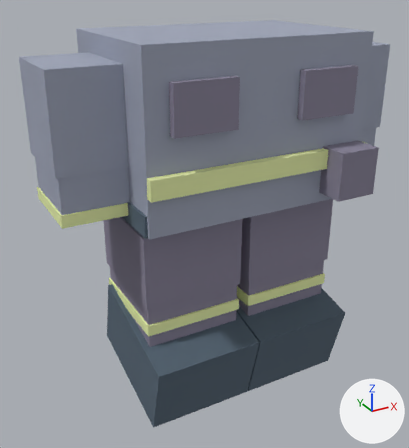
Two versions of the glTF model public/world3d/blocky-outfits/paramedic-coral.glb, one commit apart.
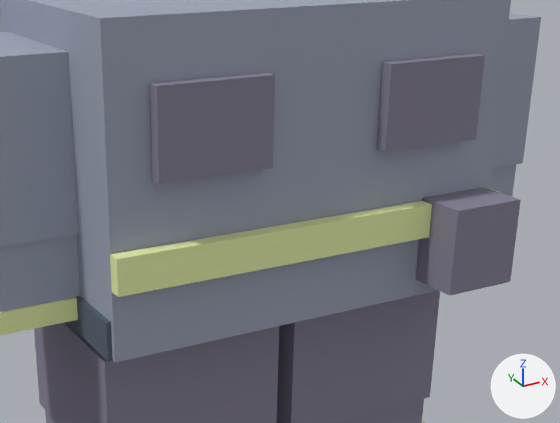
Each version is shown whole from a camera (50 mm lens) standing at (-0.852, -1.457, 1.164) and looking at (-0.063, -0.023, 0.447), then close up on the part from 21% to 98% of the width and 8% to 61% of the height. The axes (+X, +Y, +Z) are drawn at lower right. The lights are the same throughout. The older version's two pictures come first. Where no turn or scale is listed for an object, it has been applied to the vertices.

The older version as bpy lines, for what is in view:
```python
me_cube_120 = bpy.data.meshes.new('Cube.120')
me_cube_120.from_pydata(...)  # a box spanning x -0.11..0.11, y -0.127..0.127, z -0.13..0.13
me_cube_120.materials.append(mat_cloth)  # grey #9fa6b8
me_cube_133 = bpy.data.meshes.new('Cube.133')
me_cube_133.from_pydata(...)  # a box spanning x -0.09..0.09, y -0.011..0.011, z -0.065..0.065
me_cube_133.materials.append(mat_pants)  # grey #898499
me_cube_138 = bpy.data.meshes.new('Cube.138')
me_cube_138.from_pydata(...)  # a box spanning x -0.065..0.065, y -0.0425..0.0425, z -0.07..0.07
me_cube_138.materials.append(mat_pants)  # grey #898499
ob_medical_pouch = bpy.data.objects.new('medical-pouch', me_cube_138)
ob_medical_pouch.location = (0.265, -0.288, 0.648)
ob_pocket__1 = bpy.data.objects.new('pocket--1', me_cube_133)
ob_pocket__1.location = (-0.19, -0.257, 0.873)
ob_upper_sleeve_left = bpy.data.objects.new('upper-sleeve-Left', me_cube_120)
ob_upper_sleeve_left.location = (0.426, 0.0, 0.838)
# also in view: 'jacket' at (0.0, -0.006, 0.785); 'pocket-1' at (0.19, -0.257, 0.873); 'trouser-Right' at (-0.172, 0.0, 0.402); 'lower-sleeve-Left' at (0.426, 0.0, 0.653); 'lower-trouser-Left' at (0.172, 0.0, 0.188)
```
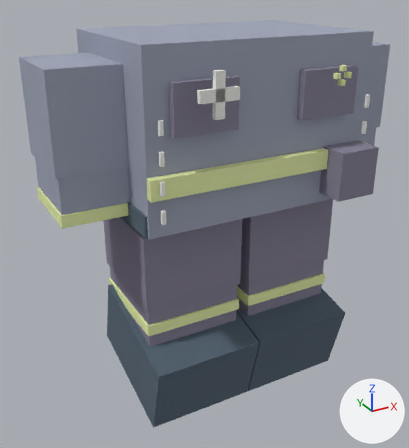
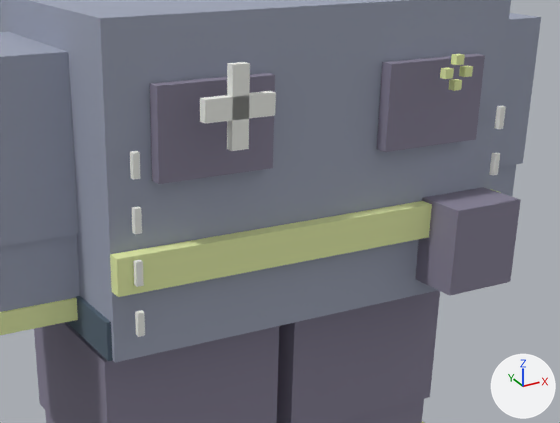
What changed in the scene script:
```text
Add ob_design_paramedic_side_stitch__1_3:
    ob_design_paramedic_side_stitch__1_3 = bpy.data.objects.new('design-paramedic-side-stitch--1-3', me_cube_265)  # a box spanning x -0.005..0.005, y -0.0045..0.0045, z -0.0175..0.0175; in mat_light (white #f3f5ef)
    ob_design_paramedic_side_stitch__1_3.location = (-0.318, -0.276, 0.84)
Add ob_design_paramedic_side_stitch__1_2:
    ob_design_paramedic_side_stitch__1_2 = bpy.data.objects.new('design-paramedic-side-stitch--1-2', me_cube_264)  # a box spanning x -0.005..0.005, y -0.0045..0.0045, z -0.0175..0.0175; in mat_light (white #f3f5ef)
    ob_design_paramedic_side_stitch__1_2.location = (-0.318, -0.276, 0.765)
Add ob_design_paramedic_side_stitch__1_1:
    ob_design_paramedic_side_stitch__1_1 = bpy.data.objects.new('design-paramedic-side-stitch--1-1', me_cube_265.copy())
    ob_design_paramedic_side_stitch__1_1.location = (-0.318, -0.276, 0.69)
Add ob_design_paramedic_side_stitch__1_0:
    ob_design_paramedic_side_stitch__1_0 = bpy.data.objects.new('design-paramedic-side-stitch--1-0', me_cube_264.copy())
    ob_design_paramedic_side_stitch__1_0.location = (-0.318, -0.276, 0.615)
Add ob_design_paramedic_side_stitch_1_3:
    ob_design_paramedic_side_stitch_1_3 = bpy.data.objects.new('design-paramedic-side-stitch-1-3', me_cube_265.copy())
    ob_design_paramedic_side_stitch_1_3.location = (0.318, -0.276, 0.84)
Add ob_design_paramedic_side_stitch_1_2:
    ob_design_paramedic_side_stitch_1_2 = bpy.data.objects.new('design-paramedic-side-stitch-1-2', me_cube_264.copy())
    ob_design_paramedic_side_stitch_1_2.location = (0.318, -0.276, 0.765)
Add ob_design_paramedic_responder_cross_v:
    ob_design_paramedic_responder_cross_v = bpy.data.objects.new('design-paramedic-responder-cross-v', me_cube_280)  # a box spanning x -0.0125..0.0125, y -0.007..0.007, z -0.055..0.055; in mat_light (white #f3f5ef)
    ob_design_paramedic_responder_cross_v.location = (-0.192, -0.327, 0.913)
Add ob_design_paramedic_responder_cross_h:
    ob_design_paramedic_responder_cross_h = bpy.data.objects.new('design-paramedic-responder-cross-h', me_cube_281)  # a box spanning x -0.0525..0.0525, y -0.007..0.007, z -0.015..0.015; in mat_light (white #f3f5ef)
    ob_design_paramedic_responder_cross_h.location = (-0.192, -0.327, 0.913)
Add ob_design_paramedic_makers_mark_3:
    ob_design_paramedic_makers_mark_3 = bpy.data.objects.new('design-paramedic-makers-mark-3', me_cube_273)  # a box spanning x -0.007..0.007, y -0.006..0.006, z -0.007..0.007; in mat_accent (green #eaf4ad)
    ob_design_paramedic_makers_mark_3.location = (0.159, -0.322, 0.928)
Add ob_design_paramedic_makers_mark_2:
    ob_design_paramedic_makers_mark_2 = bpy.data.objects.new('design-paramedic-makers-mark-2', me_cube_273.copy())
    ob_design_paramedic_makers_mark_2.location = (0.177, -0.322, 0.946)
Add ob_design_paramedic_makers_mark_1:
    ob_design_paramedic_makers_mark_1 = bpy.data.objects.new('design-paramedic-makers-mark-1', me_cube_271)  # a box spanning x -0.007..0.007, y -0.006..0.006, z -0.007..0.007; in mat_accent (green #eaf4ad)
    ob_design_paramedic_makers_mark_1.location = (0.195, -0.322, 0.928)
Add ob_design_paramedic_makers_mark_0:
    ob_design_paramedic_makers_mark_0 = bpy.data.objects.new('design-paramedic-makers-mark-0', me_cube_273.copy())
    ob_design_paramedic_makers_mark_0.location = (0.177, -0.322, 0.91)
```

What differs and where, as boxes (x1, y1, x2, y2) in the close-ups (560 x 423 px):
'design-paramedic-responder-cross-v', added
    after: (227, 62, 250, 151)
'design-paramedic-responder-cross-h', added
    after: (200, 91, 276, 124)
'design-paramedic-side-stitch--1-3', added
    after: (130, 151, 140, 180)
'design-paramedic-side-stitch--1-2', added
    after: (132, 206, 142, 234)
'design-paramedic-side-stitch--1-1', added
    after: (133, 260, 144, 287)
'design-paramedic-side-stitch--1-0', added
    after: (135, 310, 145, 337)
'design-paramedic-side-stitch-1-3', added
    after: (495, 106, 506, 129)
'design-paramedic-side-stitch-1-2', added
    after: (489, 152, 500, 176)
'design-paramedic-makers-mark-2', added
    after: (451, 54, 465, 65)
'design-paramedic-makers-mark-3', added
    after: (440, 67, 454, 79)
'design-paramedic-makers-mark-1', added
    after: (459, 65, 473, 77)
'design-paramedic-makers-mark-0', added
    after: (449, 79, 462, 91)
